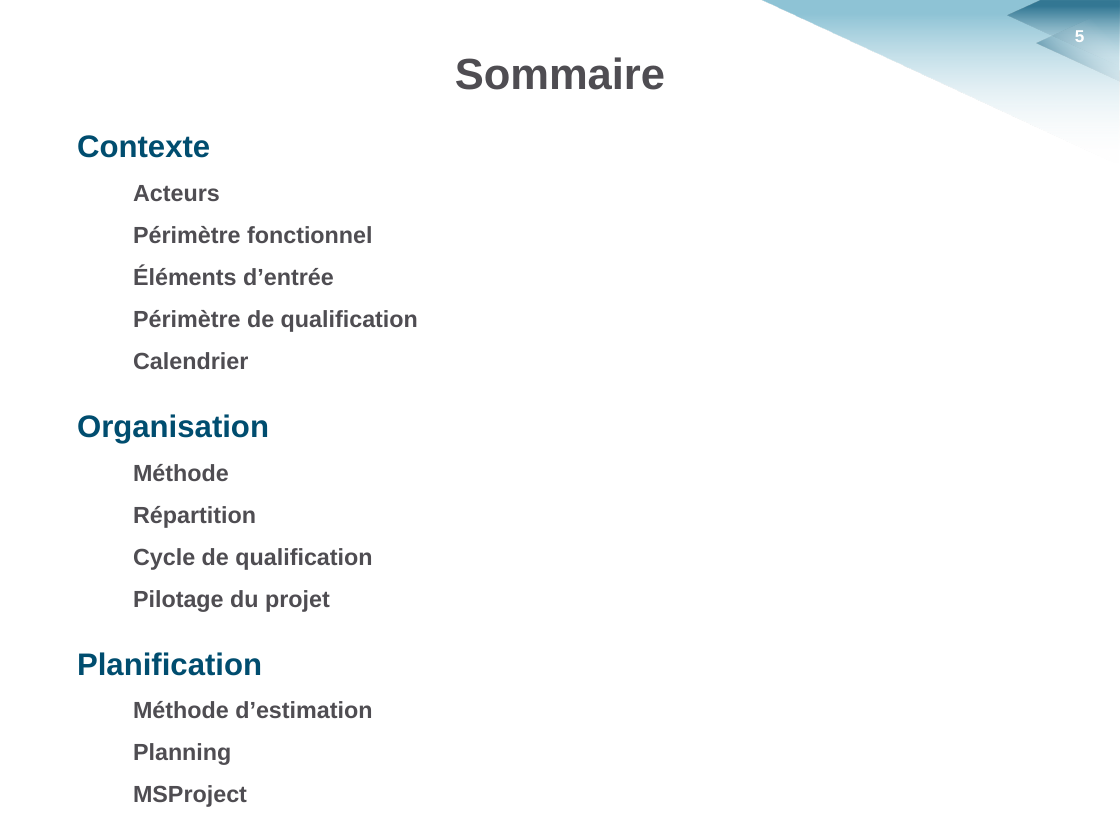
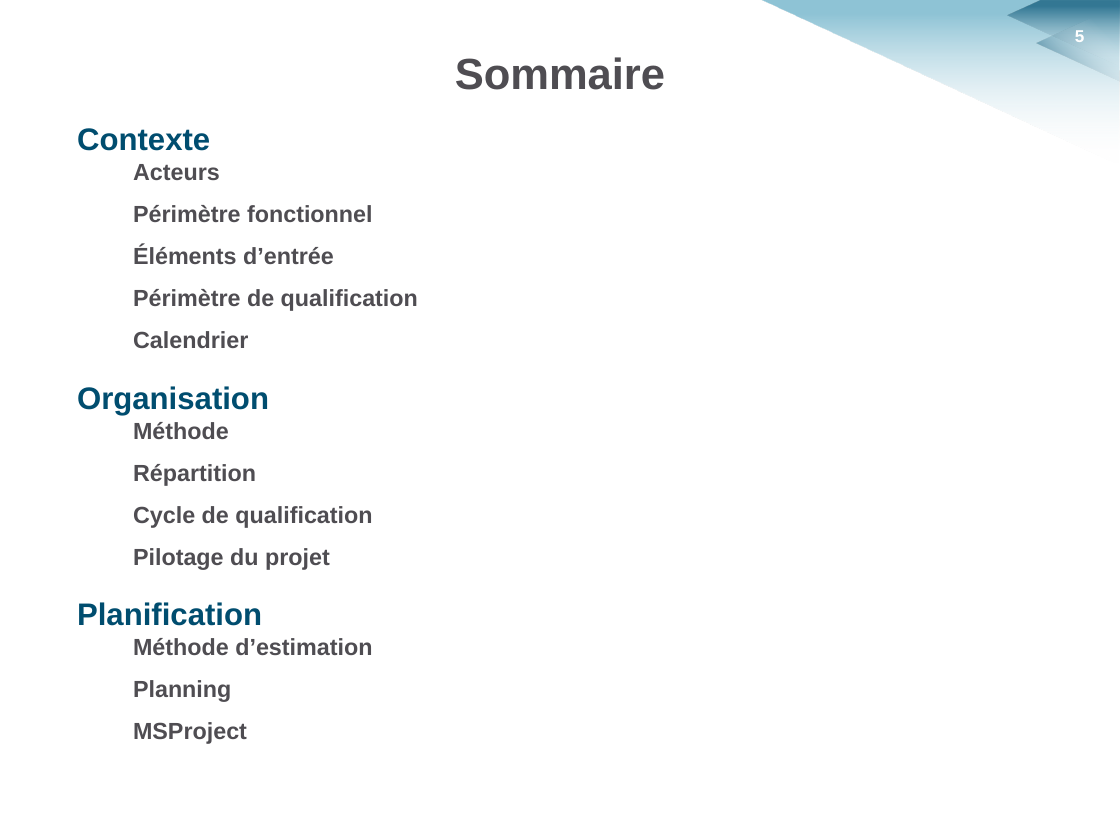
Before and after one commit to HKervadec/korrigolo, a slide deck: slide 5 of soutenances/planification/soutenance_planification.pptx. Drawn at 1120x840 pixels with LibreOffice and Linux fonts; fonts in the diff are those of the drawing; background and template pictures are left out. Boxes give left, top, right and bottom in pixels: in the first picture for what was removed or moved away, otherwise in the second. Text is boxed around its words. In the diff, an @@ line names an element or a change of style, - is before the commit and + after.

```diff
--- a/soutenances/planification/soutenance_planification.pptx
+++ b/soutenances/planification/soutenance_planification.pptx
@@ text "Contexte": place and size @@
-text "Contexte" at (77,135,418,369)
+text "Contexte" at (77,128,418,348)
@@ text at (77,128,220,180): line spacing 1.5 to 1 @@
@@ text "Organisation": place and size @@
-text "Organisation" at (77,414,372,612)
+text "Organisation" at (77,386,372,570)
@@ text at (77,386,269,439): line spacing 1.5 to 1 @@
@@ text "Planification": place and size @@
-text "Planification" at (77,652,372,807)
+text "Planification" at (77,602,372,744)
@@ text at (77,602,372,655): line spacing 1.5 to 1 @@
```
Also in this commit, not shown: 2 other slides changed.
